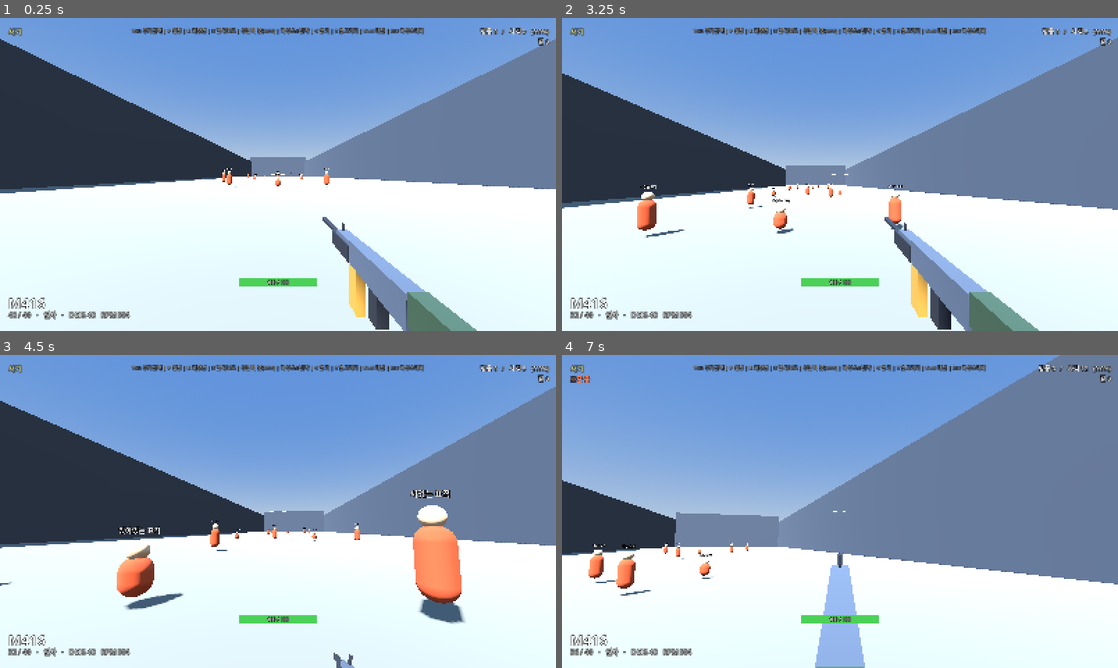
Above: before the commit, frames 1-4 (two rows, left to right).
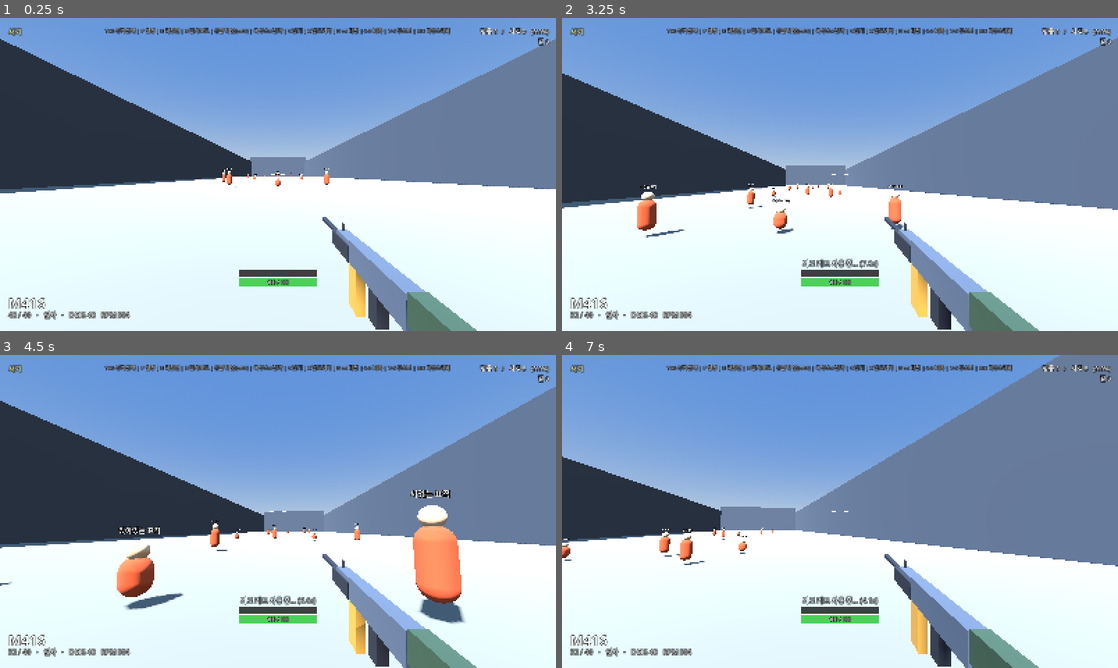
Above: after the commit, the same moments.

Repository: wqrvQ2WR/pubg-aim-trainer
Game: Godot game, scene res://scenes/Main.tscn
Two runs of this game, one before a commit and one after it. Both use one fixed random seed, a clock stepped at 60 frames per second and the inputs below.
Inputs (mouse positions are in pixels of both pictures, inside the frame that each line leads up to):
- Up to frame 1 (0.25 s): no input
- Up to frame 2 (3.25 s): tap Enter at 0.5 s; move the mouse to (867, 174) at 0.52 s; hold Right mouse button (ads) 0.53-1.28 s; hold W (move_forward) from 0.53 s (still down); tap Space (jump) at 0.77, 1.52, 3.02 s; click (867, 174) at 0.8 s; move the mouse to (812, 174) at 1.27 s; click (812, 174) at 1.35 s; tap 4 (item_4, bound only after the commit) at 1.55, 2.1 s; move the mouse to (851, 168) at 2.02 s; tap 5 (item_5, bound only after the commit) at 2.3, 2.85 s; move the mouse to (834, 180) at 2.77 s; tap 6 (item_6, bound only after the commit) at 3.05 s
- Up to frame 3 (4.5 s): keep holding W (move_forward); move the mouse to (316, 514) at 3.52 s; tap 6 (item_6, bound only after the commit) at 3.6 s; tap Space (jump) at 3.77 s; tap 7 (item_7, bound only after the commit) at 3.8, 4.35 s; tap R (reload) at 4.15 s; move the mouse to (233, 508) at 4.27 s
- Up to frame 4 (7 s): tap Space (jump) at 4.52, 6.02, 6.77 s; tap 8 (item_8, bound only after the commit) at 4.55, 5.1 s; move the mouse to (845, 511) at 5.02 s; tap 9 (item_9, bound only after the commit) at 5.3, 5.85 s; move the mouse to (817, 505) at 5.77 s; release W (move_forward) at 5.78 s; hold D (move_right) 5.78-6.53 s; right-click (817, 505) at 6.05 s; move the mouse to (867, 511) at 6.52 s; hold W (move_forward) from 6.53 s (still down); hold Right mouse button (ads) from 6.53 s (still down); click (867, 511) at 6.8 s

The runs differ from the first frame. In frame 1, 1.3% of the frame differs, in the area x 18-81%, y 3-83%; in frame 2, 1.6%; in frame 3, 5.3%; in frame 4, 16%, in the area x 0-100%, y 3-100%.

Commit message:
회복/부스트 아이템 숫자키(4-9) 시스템 추가
4~6번: 붕대(+25, 최대75) / 구급상자(100까지) / 의료 키트(100까지
+부스트 풀충전). 7~9번: 진통제(+40 부스트) / 에너지드링크(+40
부스트 + 이동속도 10% 20초) / 아드레날린 주사기(+100 부스트 +
이동속도 10% 30초).

부스트 게이지가 0보다 크면 초당 3 체력씩 자연회복되며 60초에
걸쳐 서서히 소진됨(PUBG 부스트 회복 메커니즘 간략화). 아이템
사용 중엔 발사/재장전/조준 불가, 피격 시 사용 취소. HUD에 부스트
게이지 바와 "OOO 사용 중..." 카운트다운 표시 추가.

Diff:
--- a/project.godot
+++ b/project.godot
@@ -46,6 +46,36 @@
 duel_toggle={
 "deadzone": 0.2,
 "events": [Object(InputEventKey,"resource_local_to_scene":false,"resource_name":"","device":-1,"window_id":0,"alt_press …(192 unchanged characters)…
+]
+}
+item_4={
+"deadzone": 0.2,
+"events": [Object(InputEventKey,"resource_local_to_scene":false,"resource_name":"","device":-1,"window_id":0,"alt_pressed":false,"shift_pressed":false,"ctrl_pressed":false,"meta_pressed":false,"pressed":false,"keycode":0,"physical_keycode":52,"key_label":0,"unicode":52,"location":0,"echo":false,"script":null)
+]
+}
+item_5={
+"deadzone": 0.2,
+"events": [Object(InputEventKey,"resource_local_to_scene":false,"resource_name":"","device":-1,"window_id":0,"alt_pressed":false,"shift_pressed":false,"ctrl_pressed":false,"meta_pressed":false,"pressed":false,"keycode":0,"physical_keycode":53,"key_label":0,"unicode":53,"location":0,"echo":false,"script":null)
+]
+}
+item_6={
+"deadzone": 0.2,
+"events": [Object(InputEventKey,"resource_local_to_scene":false,"resource_name":"","device":-1,"window_id":0,"alt_pressed":false,"shift_pressed":false,"ctrl_pressed":false,"meta_pressed":false,"pressed":false,"keycode":0,"physical_keycode":54,"key_label":0,"unicode":54,"location":0,"echo":false,"script":null)
+]
+}
+item_7={
+"deadzone": 0.2,
+"events": [Object(InputEventKey,"resource_local_to_scene":false,"resource_name":"","device":-1,"window_id":0,"alt_pressed":false,"shift_pressed":false,"ctrl_pressed":false,"meta_pressed":false,"pressed":false,"keycode":0,"physical_keycode":55,"key_label":0,"unicode":55,"location":0,"echo":false,"script":null)
+]
+}
+item_8={
+"deadzone": 0.2,
+"events": [Object(InputEventKey,"resource_local_to_scene":false,"resource_name":"","device":-1,"window_id":0,"alt_pressed":false,"shift_pressed":false,"ctrl_pressed":false,"meta_pressed":false,"pressed":false,"keycode":0,"physical_keycode":56,"key_label":0,"unicode":56,"location":0,"echo":false,"script":null)
+]
+}
+item_9={
+"deadzone": 0.2,
+"events": [Object(InputEventKey,"resource_local_to_scene":false,"resource_name":"","device":-1,"window_id":0,"alt_pressed":false,"shift_pressed":false,"ctrl_pressed":false,"meta_pressed":false,"pressed":false,"keycode":0,"physical_keycode":57,"key_label":0,"unicode":57,"location":0,"echo":false,"script":null)
 ]
 }
 reload={
--- a/scripts/HUD.gd
+++ b/scripts/HUD.gd
@@ -14,10 +14,14 @@
 var health_bg: ColorRect
 var health_fill: ColorRect
 var health_label: Label
+var boost_bg: ColorRect
+var boost_fill: ColorRect
+var item_use_label: Label
 var duel_score_label: Label
 var death_label: Label
 
 const HEALTH_BAR_WIDTH := 224.0
+const BOOST_BAR_WIDTH := 224.0
 
 var shots := 0
 var hits := 0
@@ -25,6 +29,10 @@
 
 var hit_flash_t := 0.0
 const HIT_FLASH_DURATION := 0.15
+
+var item_use_remaining := 0.0
+var item_use_total := 0.0
+var item_use_name := ""
 
 
 func _ready() -> void:
@@ -64,7 +72,7 @@
 
 	hint_label = _make_label(15, Color(0.85, 0.85, 0.85, 0.75), HORIZONTAL_ALIGNMENT_CENTER)
 	_place(hint_label, Control.PRESET_TOP_WIDE, 0, 24, 0, 48)
-	hint_label.text = "Tab 무기선택 | P 설정 | R 재장전 | B 발사모드 | 우클릭 줌(ADS) | 마우스4 견착 | C 앉기 | Z 엎드리기 | N AI 대전 | Esc 마우스해제"
+	hint_label.text = "Tab 무기선택 | P 설정 | R 재장전 | B 발사모드 | 우클릭 줌(ADS) | 마우스4 견착 | C 앉기 | Z 엎드리기 | N AI 대전 | 4-6 회복 | 7-9 부스트 | Esc 마우스해제"
 	add_child(hint_label)
 
 	health_bg = ColorRect.new()
@@ -80,6 +88,21 @@
 	health_label = _make_label(14, Color.WHITE, HORIZONTAL_ALIGNMENT_CENTER)
 	_place(health_label, Control.PRESET_CENTER_BOTTOM, -112, -150, 112, -128)
 	add_child(health_label)
+
+	boost_bg = ColorRect.new()
+	boost_bg.color = Color(0.12, 0.12, 0.12, 0.85)
+	_place(boost_bg, Control.PRESET_CENTER_BOTTOM, -112, -174, 112, -156)
+	add_child(boost_bg)
+
+	boost_fill = ColorRect.new()
+	boost_fill.color = Color(0.95, 0.8, 0.2, 0.95)
+	_place(boost_fill, Control.PRESET_CENTER_BOTTOM, -112, -174, -112, -156)
+	add_child(boost_fill)
+
+	item_use_label = _make_label(20, Color(0.9, 0.95, 1.0), HORIZONTAL_ALIGNMENT_CENTER)
+	_place(item_use_label, Control.PRESET_CENTER_BOTTOM, -200, -210, 200, -180)
+	item_use_label.text = ""
+	add_child(item_use_label)
 
 	duel_score_label = _make_label(20, Color(1.0, 0.85, 0.4), HORIZONTAL_ALIGNMENT_CENTER)
 	_place(duel_score_label, Control.PRESET_TOP_WIDE, 0, 52, 0, 78)
@@ -105,7 +128,12 @@
 		player.health_changed.connect(_update_health_bar)
 		player.died.connect(_on_player_died)
 		player.respawned.connect(_on_player_respawned)
+		player.boost_changed.connect(_update_boost_bar)
+		player.item_use_started.connect(_on_item_use_started)
+		player.item_use_finished.connect(_on_item_use_ended)
+		player.item_use_cancelled.connect(_on_item_use_ended)
 		_on_weapon_changed(player.current_weapon_id)
+		_update_boost_bar(0.0, 100.0)
 
 	if duel_manager:
 		duel_manager.score_changed.connect(_on_score_changed)
@@ -176,6 +204,24 @@
 	health_label.text = "%d / %d" % [max(current, 0), max_health]
 
 
+func _update_boost_bar(current: float, max_boost: float) -> void:
+	var frac: float = clamp(current / max_boost, 0.0, 1.0)
+	boost_fill.offset_right = boost_fill.offset_left + BOOST_BAR_WIDTH * frac
+
+
+func _on_item_use_started(item_name: String, use_time: float) -> void:
+	item_use_name = item_name
+	item_use_total = use_time
+	item_use_remaining = use_time
+	item_use_label.text = "%s 사용 중... (%.1fs)" % [item_use_name, item_use_remaining]
+
+
+func _on_item_use_ended() -> void:
+	item_use_total = 0.0
+	item_use_remaining = 0.0
+	item_use_label.text = ""
+
+
 func _on_player_died() -> void:
 	death_label.text = "사망!"
 
@@ -217,6 +263,9 @@
 func _process(delta: float) -> void:
 	if hit_flash_t > 0.0:
 		hit_flash_t -= delta
+	if item_use_total > 0.0:
+		item_use_remaining = max(item_use_remaining - delta, 0.0)
+		item_use_label.text = "%s 사용 중... (%.1fs)" % [item_use_name, item_use_remaining]
 	queue_redraw()
 
 
--- a/scripts/Player.gd
+++ b/scripts/Player.gd
@@ -12,6 +12,10 @@
 signal health_changed(current: int, max_health: int)
 signal died()
 signal respawned()
+signal boost_changed(current: float, max_boost: float)
+signal item_use_started(item_name: String, use_time: float)
+signal item_use_finished()
+signal item_use_cancelled()
 
 enum Stance { STAND, CROUCH, PRONE }
 
@@ -31,6 +35,22 @@
 const MAX_HEALTH := 100
 const RESPAWN_DELAY := 3.0
 
+const MAX_BOOST := 100.0
+const BOOST_REGEN_RATE := 3.0
+const BOOST_DRAIN_PER_SEC := MAX_BOOST / 60.0
+
+## 4~6번 키: 회복 아이템 (붕대/구급상자/의료 키트) - amount만큼 체력을 채우되 cap을 넘지 않음
+## 7~9번 키: 부스트 아이템 (진통제/에너지드링크/아드레날린 주사기) - 부스트 게이지를 채우고,
+## 게이지가 0보다 크면 체력이 서서히 자연회복된다. 에너지드링크/아드레날린은 이동속도도 잠시 올려준다.
+const ITEMS := {
+	"item_4": {"name": "붕대", "heal_amount": 25, "heal_cap": 75, "boost_amount": 0.0, "speed_bonus": 0.0, "speed_duration": 0.0, "use_time": 4.0},
+	"item_5": {"name": "구급상자", "heal_amount": 100, "heal_cap": 100, "boost_amount": 0.0, "speed_bonus": 0.0, "speed_duration": 0.0, "use_time": 6.0},
+	"item_6": {"name": "의료 키트", "heal_amount": 100, "heal_cap": 100, "boost_amount": 100.0, "speed_bonus": 0.0, "speed_duration": 0.0, "use_time": 8.0},
+	"item_7": {"name": "진통제", "heal_amount": 0, "heal_cap": 100, "boost_amount": 40.0, "speed_bonus": 0.0, "speed_duration": 0.0, "use_time": 4.0},
+	"item_8": {"name": "에너지드링크", "heal_amount": 0, "heal_cap": 100, "boost_amount": 40.0, "speed_bonus": 0.1, "speed_duration": 20.0, "use_time": 3.0},
+	"item_9": {"name": "아드레날린 주사기", "heal_amount": 0, "heal_cap": 100, "boost_amount": 100.0, "speed_bonus": 0.1, "speed_duration": 30.0, "use_time": 6.0},
+}
+
 const HEIGHT_STAND := 1.8
 const HEIGHT_CROUCH := 1.1
 const HEIGHT_PRONE := 0.5
@@ -71,6 +91,13 @@
 var terrain_height_provider: Node = null
 const GROUND_CLEARANCE := 0.02
 
+var boost: float = 0.0
+var _boost_heal_accum: float = 0.0
+var is_using_item: bool = false
+var item_tween: Tween
+var speed_boost_mult: float = 1.0
+var speed_boost_timer: float = 0.0
+
 
 func _ready() -> void:
 	head = Node3D.new()
@@ -135,6 +162,7 @@
 func take_hit(damage: int, _hit_pos: Vector3 = Vector3.ZERO) -> bool:
 	if is_dead:
 		return false
+	_cancel_item_use()
 	health -= damage
 	health_changed.emit(health, MAX_HEALTH)
 	if health <= 0:
@@ -149,6 +177,7 @@
 	shots_remaining_in_trigger = 0
 	_set_ads(false)
 	_set_shoulder(false)
+	_cancel_item_use()
 	died.emit()
 	get_tree().create_timer(RESPAWN_DELAY).timeout.connect(_respawn)
 
@@ -156,6 +185,11 @@
 func _respawn() -> void:
 	health = MAX_HEALTH
 	is_dead = false
+	boost = 0.0
+	_boost_heal_accum = 0.0
+	speed_boost_mult = 1.0
+	speed_boost_timer = 0.0
+	boost_changed.emit(boost, MAX_BOOST)
 	teleport_to(temp_spawn if has_temp_spawn else spawn_position)
 	set_stance(Stance.STAND)
 	is_reloading = false
@@ -302,6 +336,54 @@
 	)
 
 
+func try_use_item(key: String) -> void:
+	if is_dead or is_reloading or is_using_item:
+		return
+	var item: Dictionary = ITEMS.get(key, {})
+	if item.is_empty():
+		return
+	var can_heal: bool = item["heal_amount"] > 0 and health < item["heal_cap"]
+	var can_boost: bool = item["boost_amount"] > 0.0 and boost < MAX_BOOST
+	if not can_heal and not can_boost:
+		return
+
+	is_using_item = true
+	_set_ads(false)
+	_set_shoulder(false)
+	auto_hold = false
+	shots_remaining_in_trigger = 0
+	item_use_started.emit(item["name"], item["use_time"])
+
+	if item_tween:
+		item_tween.kill()
+	item_tween = create_tween()
+	item_tween.tween_interval(item["use_time"])
+	item_tween.tween_callback(_finish_item_use.bind(item))
+
+
+func _finish_item_use(item: Dictionary) -> void:
+	is_using_item = false
+	if item["heal_amount"] > 0:
+		health = min(health + int(item["heal_amount"]), int(item["heal_cap"]))
+		health_changed.emit(health, MAX_HEALTH)
+	if item["boost_amount"] > 0.0:
+		boost = min(boost + float(item["boost_amount"]), MAX_BOOST)
+		boost_changed.emit(boost, MAX_BOOST)
+	if item["speed_bonus"] > 0.0:
+		speed_boost_mult = 1.0 + float(item["speed_bonus"])
+		speed_boost_timer = float(item["speed_duration"])
+	item_use_finished.emit()
+
+
+func _cancel_item_use() -> void:
+	if not is_using_item:
+		return
+	is_using_item = false
+	if item_tween:
+		item_tween.kill()
+	item_use_cancelled.emit()
+
+
 func set_stance(new_stance: int) -> void:
 	if stance == new_stance:
 		return
@@ -380,18 +462,18 @@
 		head.rotation.x = clamp(head.rotation.x, -PITCH_LIMIT, PITCH_LIMIT)
 
 	if event.is_action_pressed("ads") and mouse_captured:
-		if not is_reloading:
+		if not is_reloading and not is_using_item:
 			_set_ads(true)
 	if event.is_action_released("ads"):
 		_set_ads(false)
 	if event.is_action_pressed("shoulder") and mouse_captured:
-		if not is_reloading:
+		if not is_reloading and not is_using_item:
 			_set_shoulder(true)
 	if event.is_action_released("shoulder"):
 		_set_shoulder(false)
 
 	if event.is_action_pressed("fire") and mouse_captured:
-		if is_reloading:
+		if is_reloading or is_using_item:
 			return
 		if ammo_in_mag <= 0:
 			reload()
@@ -409,10 +491,14 @@
 		auto_hold = false
 		shots_remaining_in_trigger = 0
 
-	if event.is_action_pressed("reload"):
+	if event.is_action_pressed("reload") and not is_using_item:
 		reload()
 	if event.is_action_pressed("fire_mode_switch"):
 		cycle_fire_mode()
+	if mouse_captured:
+		for key in ["item_4", "item_5", "item_6", "item_7", "item_8", "item_9"]:
+			if event.is_action_pressed(key):
+				try_use_item(key)
 	if event.is_action_pressed("crouch"):
 		set_stance(Stance.STAND if stance == Stance.CROUCH else Stance.CROUCH)
 	if event.is_action_pressed("prone"):
@@ -471,10 +557,12 @@
 		_snap_to_terrain()
 		return
 
+	_process_boost(delta)
+
 	var input_dir := Input.get_vector("move_left", "move_right", "move_forward", "move_back")
 
 	# Sprint validation
-	if is_sprinting and (input_dir.length() <= 0.01 or stance != Stance.STAND or is_ads or is_shoulder or is_reloading):
+	if is_sprinting and (input_dir.length() <= 0.01 or stance != Stance.STAND or is_ads or is_shoulder or is_reloading or is_using_item):
 		is_sprinting = false
 	if is_sprinting:
 		auto_hold = false
@@ -487,6 +575,7 @@
 		speed = SPEED_CROUCH
 	elif stance == Stance.PRONE:
 		speed = SPEED_PRONE
+	speed *= speed_boost_mult
 	var dir := (transform.basis * Vector3(input_dir.x, 0, input_dir.y)).normalized()
 	if dir.length() > 0.01:
 		velocity.x = dir.x * speed
@@ -500,6 +589,25 @@
 	_process_firing(delta)
 
 
+func _process_boost(delta: float) -> void:
+	if speed_boost_timer > 0.0:
+		speed_boost_timer -= delta
+		if speed_boost_timer <= 0.0:
+			speed_boost_timer = 0.0
+			speed_boost_mult = 1.0
+
+	if boost > 0.0:
+		boost = max(boost - BOOST_DRAIN_PER_SEC * delta, 0.0)
+		boost_changed.emit(boost, MAX_BOOST)
+		if health < MAX_HEALTH:
+			_boost_heal_accum += BOOST_REGEN_RATE * delta
+			if _boost_heal_accum >= 1.0:
+				var whole := int(_boost_heal_accum)
+				_boost_heal_accum -= float(whole)
+				health = min(health + whole, MAX_HEALTH)
+				health_changed.emit(health, MAX_HEALTH)
+
+
 func _snap_to_terrain() -> void:
 	if not terrain_height_provider:
 		return
@@ -509,7 +617,7 @@
 
 func _process_firing(delta: float) -> void:
 	fire_timer -= delta
-	if is_reloading:
+	if is_reloading or is_using_item:
 		return
 	if (auto_hold or shots_remaining_in_trigger > 0) and ammo_in_mag > 0 and fire_timer <= 0.0:
 		_shoot_once()
